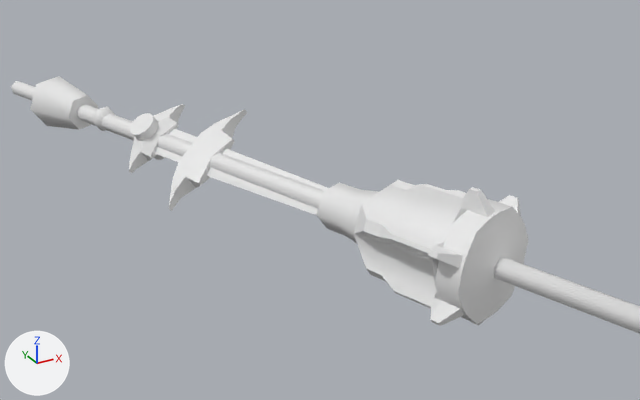
The FBX model Assets/Models/Weapons/Weapons.fbx as it was, and as the next commit left it.
Before and after are seen from a 50 mm lens placed at (-2.06, -3.57, 2.72), pointed at (-0.59, -0.89, 1.38). Every picture has the same lights, and +X, +Y and +Z are marked at lower left. Where no turn or scale is listed for an object, it has been applied to the vertices.

In view in the first picture: 'LongSword', 'Mace', 'Spear', 'Sword'.
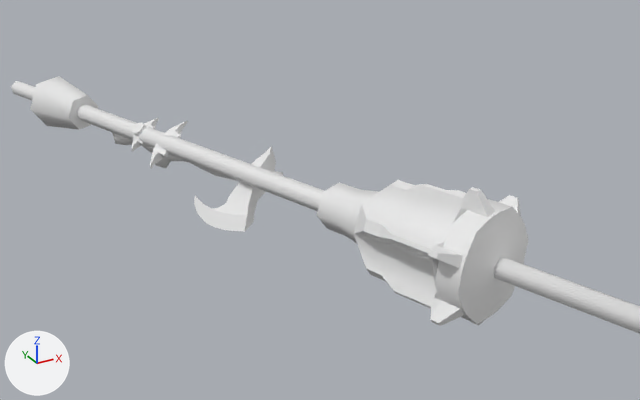
Where the newer file only moved an object's origin or applied its transform, the numbers keep the older frame.

Location of each change, [x1, y1, x2, y2] in pixels of the pictures (640 x 400 px):
'LongSword', rescaled: before [169, 109, 509, 280]; after [150, 121, 188, 168]
'Sword', rescaled: before [92, 104, 327, 202]; after [132, 118, 159, 151]
'Axe', added: after [112, 132, 283, 232]

The edits, one by one:
Mesh me_axe_001 is new.
It has 135 vertices, 147 faces and spans x -0.058..0.373, y -0.838..0.197, z -0.181..0.058.
Object 'Sword' (ob_sword) is rescaled from (2.03, 2.03, 2.03) to (1.0, 1.0, 1.0).
Object 'LongSword' (ob_longsword) is rescaled from (2.03, 2.03, 2.03) to (1.0, 1.0, 1.0).
Object 'Axe' (ob_axe) is new; it shows me_axe_001.
Its location is (-1.016, 0.004, 1.452).
